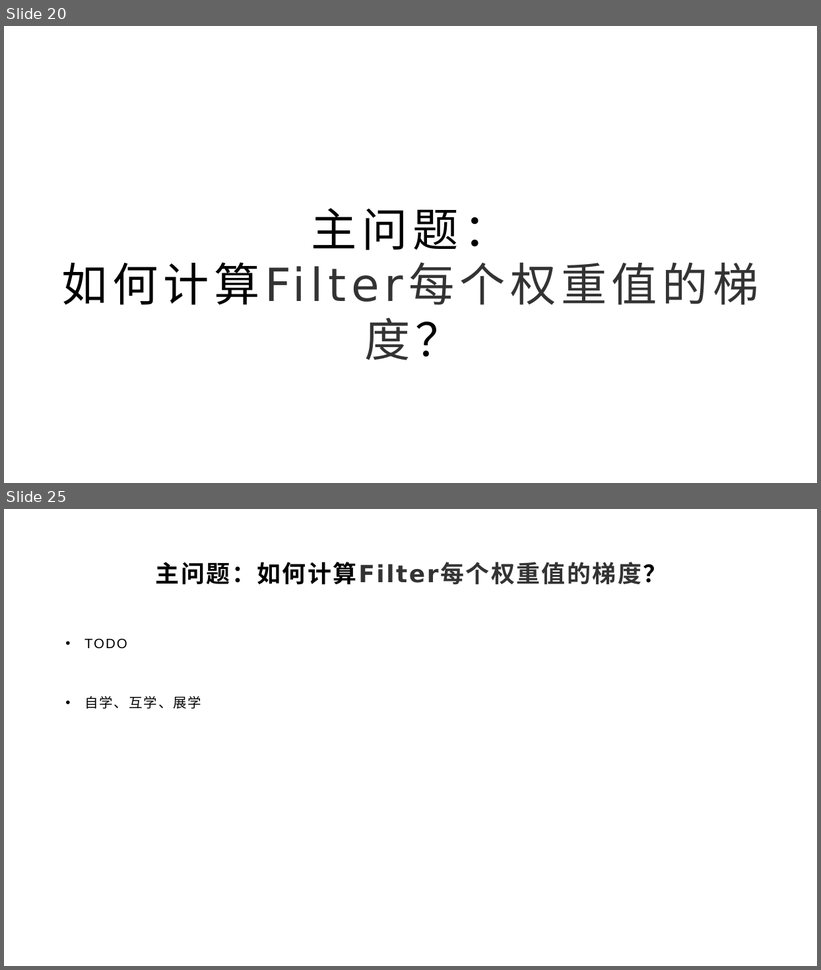
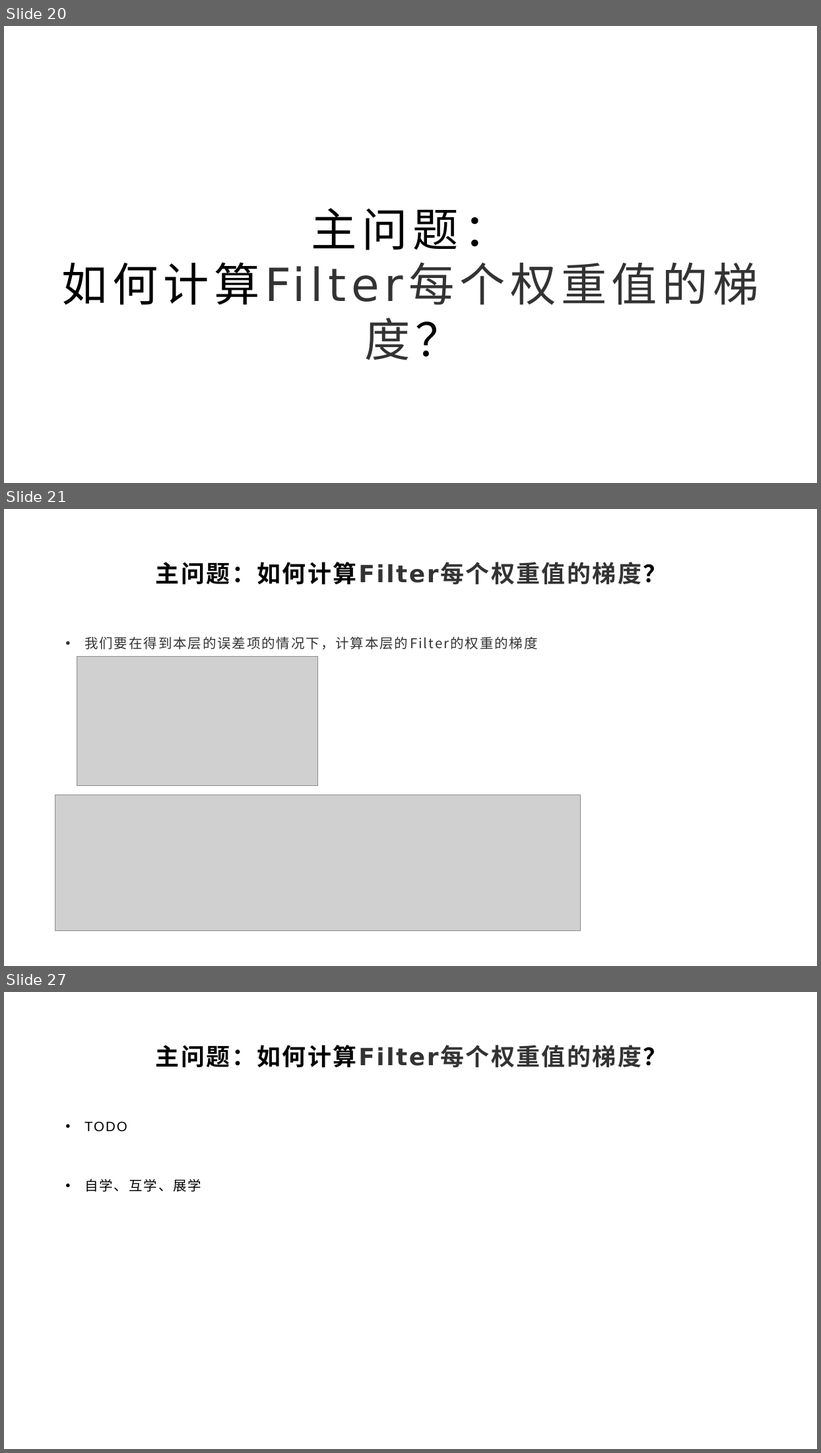
Before and after one commit to yyc-git/DeepLearningEdu, a slide deck: lessons/10_conv_layer_backward/ppt/卷积层的后向传播推导.pptx. Shown one above the other, each under a label of ours: slides 20 and 25 before the commit, slides 20, 21 and 27 after it; the slides between them are not shown. The pictures are 821x970 and 821x1453 pixels, drawn with LibreOffice and Linux fonts; fonts in the diff are those of the drawing; grey boxes stand for pictures; background and template pictures are left out. Boxes give left, top, right and bottom in pixels: in the first picture for what was removed or moved away, otherwise in the second. Text is boxed around its words. In the diff, an @@ line names an element or a change of style, - is before the commit and + after.

```diff
--- a/lessons/10_conv_layer_backward/ppt/卷积层的后向传播推导.pptx
+++ b/lessons/10_conv_layer_backward/ppt/卷积层的后向传播推导.pptx
@@ slide 21 added at box(4, 509, 817, 966), background picture (left out) @@
@@ title added at box(156, 562, 667, 585), 28 pt, text #333333, bold @@
+主问题：如何计算Filter每个权重值的梯度？
@@ text added at box(85, 636, 408, 650), 16 pt, text #333333 @@
+• 我们要在得到本层的误差项的情况下，计算本层的Filter的权重的梯度
@@ picture added at box(77, 657, 318, 787) @@
@@ picture added at box(55, 795, 581, 931) @@
@@ what was slide 25 is now slide 27 @@
```
Also in this commit, not shown: 5 slides changed, 1 other slide added.
